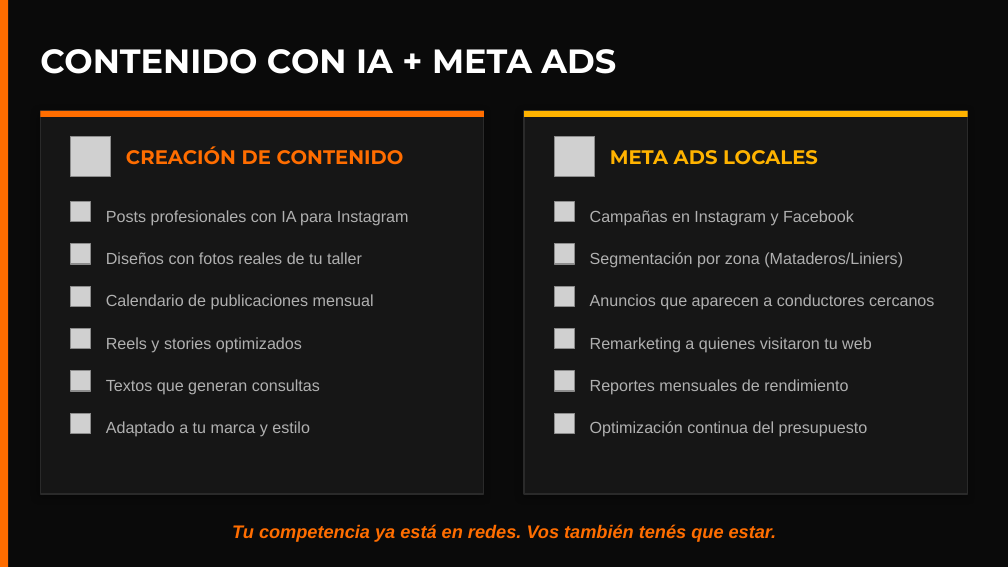
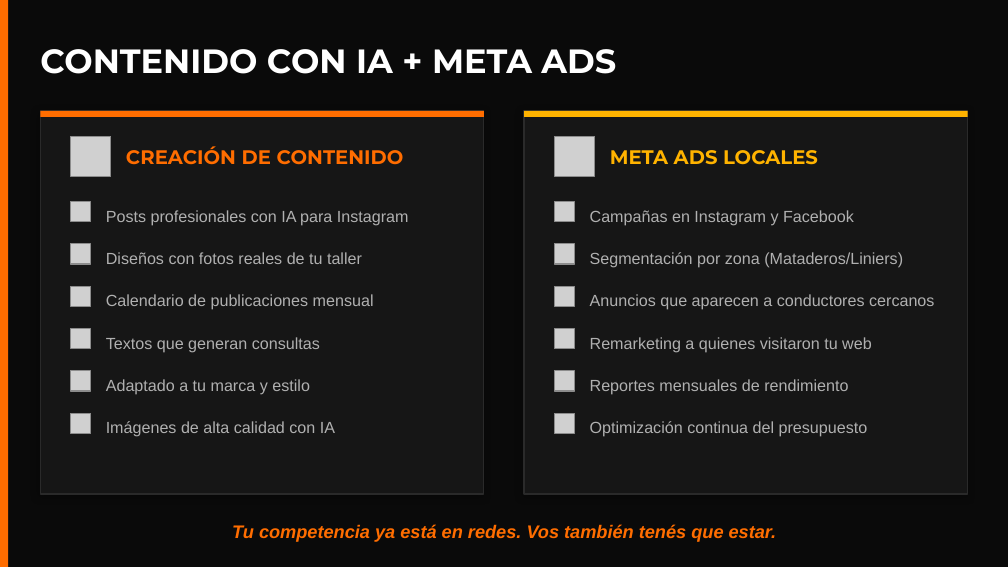
Before and after one commit to FelicianoMiguez/romo-motorsport, a slide deck: slide 7 of PresentacionRomo.pptx. Drawn at 1008x567 pixels with LibreOffice and Linux fonts; fonts in the diff are those of the drawing; grey boxes stand for pictures. Boxes give left, top, right and bottom in pixels: in the first picture for what was removed or moved away, otherwise in the second. Text is boxed around its words. In the diff, an @@ line names an element or a change of style, - is before the commit and + after.

```diff
--- a/PresentacionRomo.pptx
+++ b/PresentacionRomo.pptx
@@ text "Textos que generan consultas": place and size @@
-text "Textos que generan consultas" at (106,379,320,395)
+text "Textos que generan consultas" at (106,337,320,353)
@@ text removed at (106,337,302,353) @@
-Reels y stories optimizados
@@ text "Adaptado a tu marca y ...": place and size @@
-text "Adaptado a tu marca y ..." at (106,421,310,437)
+text "Adaptado a tu marca y ..." at (106,379,310,395)
@@ text added at (106,421,335,437), 11.5 pt, text #B0B0B0 @@
+Imágenes de alta calidad con IA
```
Also in this commit, not shown: 2 other slides changed, 1 slide added, 15 other files.
